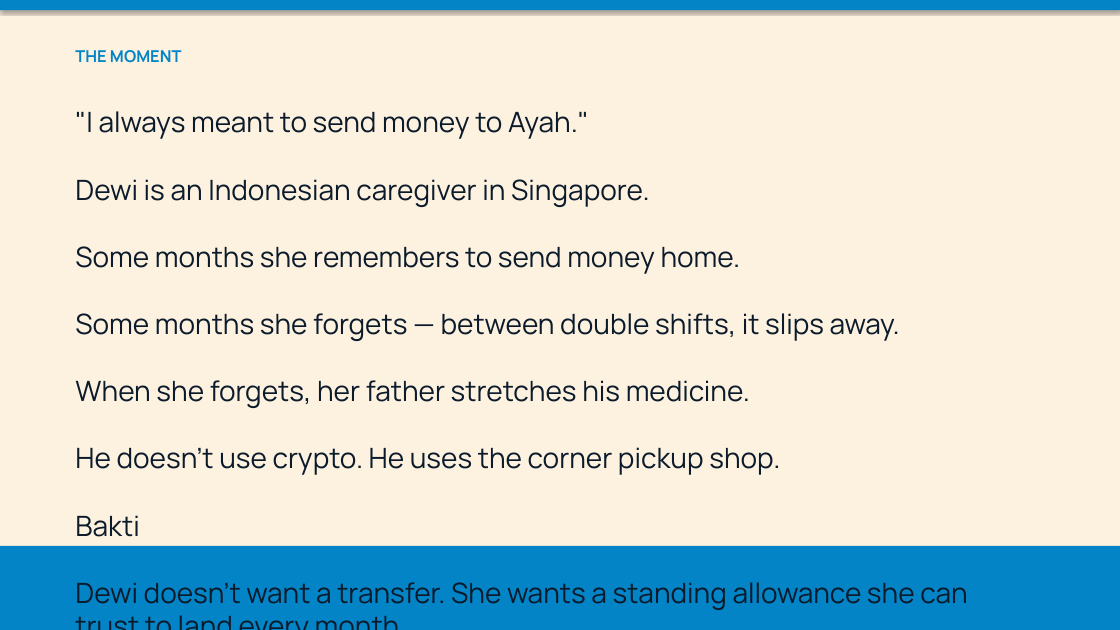
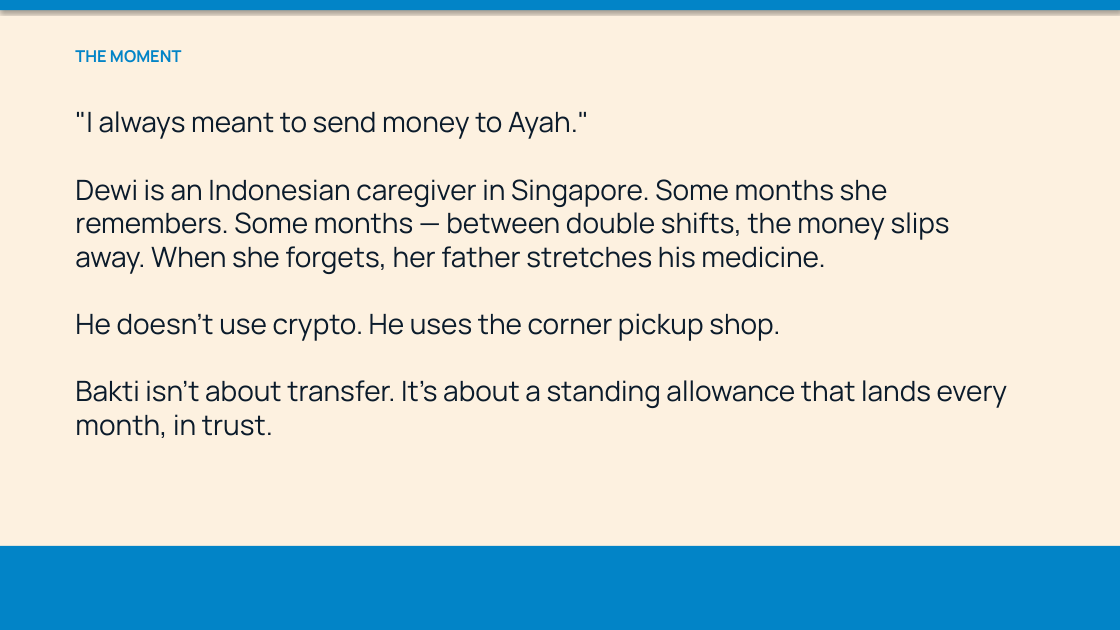
Before and after one commit to castrodennisstephens128174-jpg/Bakti, a slide deck: slide 2 of slides/Bakti.pptx. Drawn at 1120x630 pixels with LibreOffice and Linux fonts; fonts in the diff are those of the drawing. Boxes give left, top, right and bottom in pixels: in the first picture for what was removed or moved away, otherwise in the second. Text is boxed around its words. In the diff, an @@ line names an element or a change of style, - is before the commit and + after.

```diff
--- a/slides/Bakti.pptx
+++ b/slides/Bakti.pptx
@@ text at bbox=[75, 111, 1008, 438]: text changed @@
-"I always meant to send money to Ayah."
-Dewi is an Indonesian caregiver in Singapore.
-Some months she remembers to send money home.
-Some months she forgets — between double shifts, it slips away.
-When she forgets, her father stretches his medicine.
-He doesn't use crypto. He uses the corner pickup shop.
-Bakti
-Dewi doesn't want a transfer. She wants a standing allowance she can trust to land every month.
+"I always meant to send money to Ayah."
+Dewi is an Indonesian caregiver in Singapore. Some months she remembers. Some months — between double shifts, the money slips away. When she forgets, her father stretches his medicine.
+He doesn't use crypto. He uses the corner pickup shop.
+Bakti isn't about transfer. It's about a standing allowance that lands every month, in trust.
```
Also in this commit, not shown: 5 other slides changed, 3 slides added, 5 slides removed, 3 other files.
